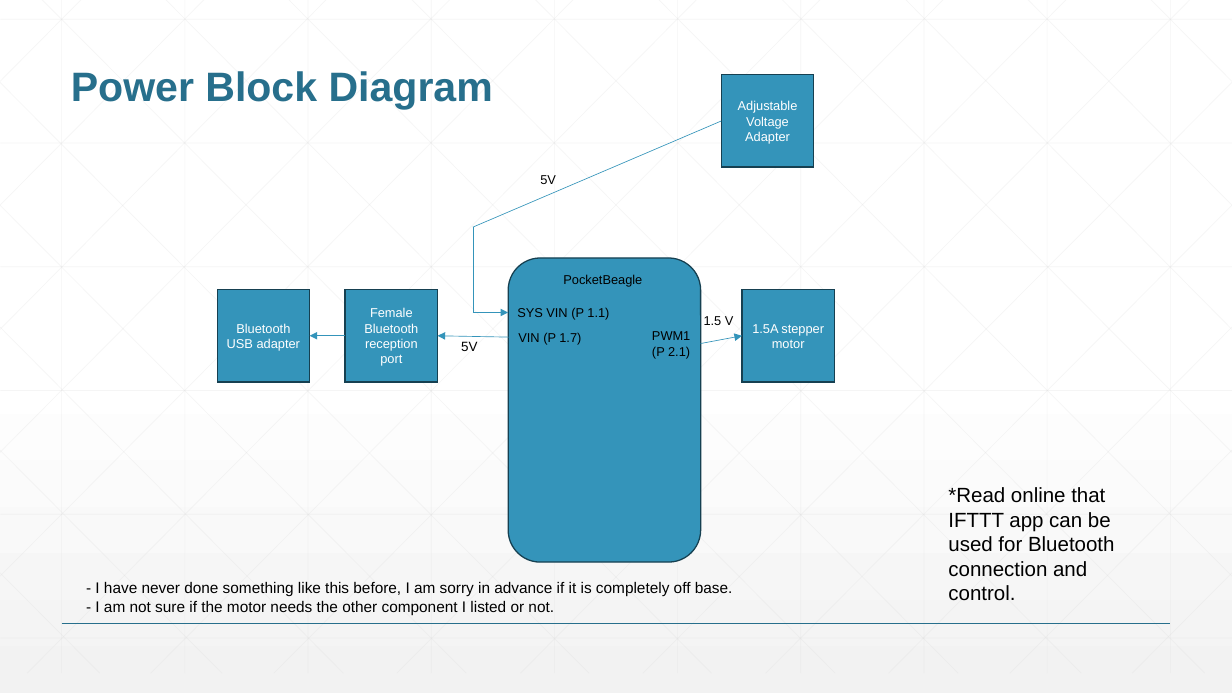
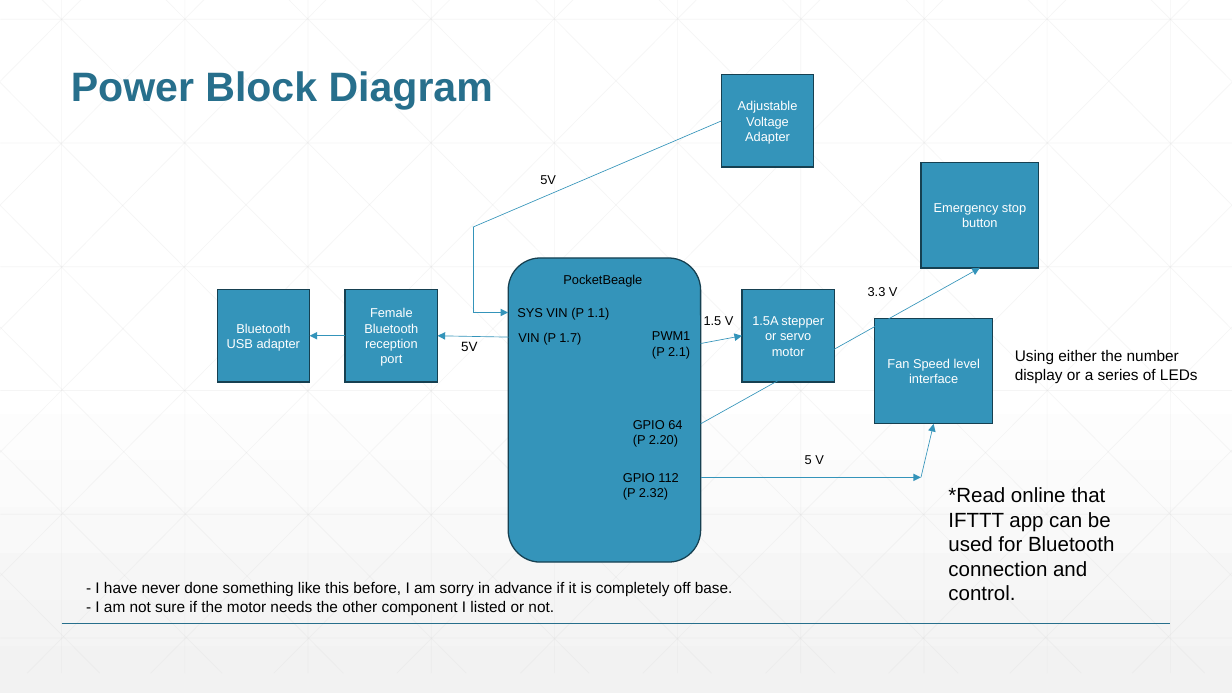
Before and after one commit to nnnnn777/ENGI301, a slide deck: slide 4 of project_01/docs/miller_ENGI301_project_01_proposal.pptx. Drawn at 1232x693 pixels with LibreOffice and Linux fonts; fonts in the diff are those of the drawing. Boxes give left, top, right and bottom in pixels: in the first picture for what was removed or moved away, otherwise in the second. Text is boxed around its words. In the diff, an @@ line names an element or a change of style, - is before the commit and + after.

```diff
--- a/project_01/docs/miller_ENGI301_project_01_proposal.pptx
+++ b/project_01/docs/miller_ENGI301_project_01_proposal.pptx
@@ rectangle added at <box>921,163,1039,268</box>, fill #3494BA, outline #174152 1 pt, 10 pt, text #FFFFFF @@
+Emergency stop button
@@ arrow added from (701, 424) to (980, 268), #3494BA 0.5 pt @@
@@ text added at <box>868,287,898,296</box>, 10 pt, text #000000 @@
+3.3 V
@@ text in rectangle at <box>752,316,824,356</box>: text changed @@
-1.5A stepper motor
+1.5A stepper or servo motor
@@ rectangle added at <box>875,318,993,423</box>, fill #3494BA, outline #174152 1 pt, 10 pt, text #FFFFFF @@
+Fan Speed level interface
@@ text added at <box>1015,350,1198,383</box>, 12 pt, text #000000 @@
+Using either the number display or a series of LEDs
@@ text added at <box>633,420,682,447</box>, 10 pt, text #000000 @@
+GPIO 64 (P 2.20)
@@ arrow added from (921, 478) to (933, 424), #3494BA 0.5 pt @@
@@ text added at <box>623,473,678,500</box>, 10 pt, text #000000 @@
+GPIO 112 (P 2.32)
@@ arrow added from (701, 478) to (921, 478), #3494BA 0.5 pt @@
@@ text added at <box>805,455,824,464</box>, 10 pt, text #000000 @@
+5 V
```
Also in this commit, not shown: 2 other slides changed, 1 other file.
